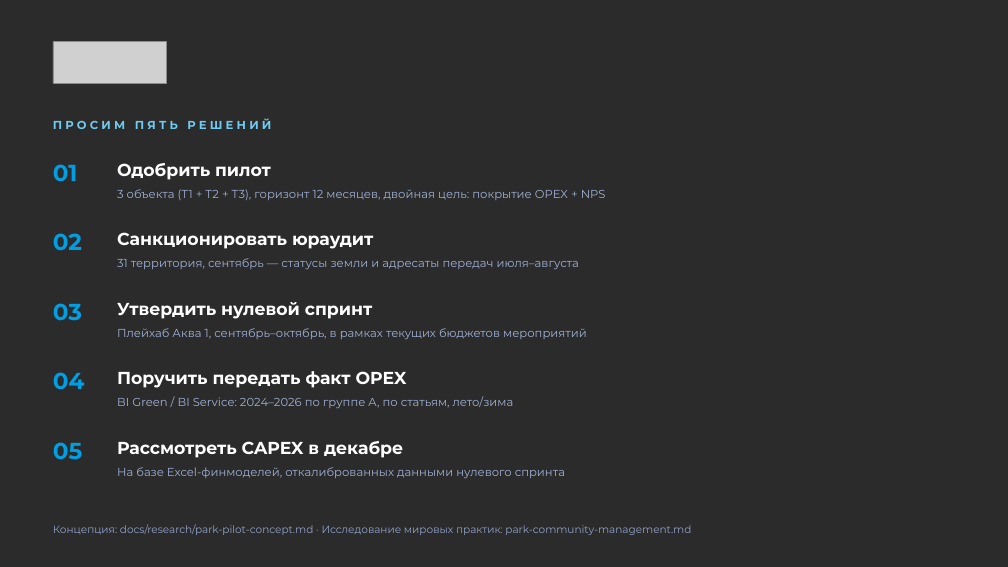
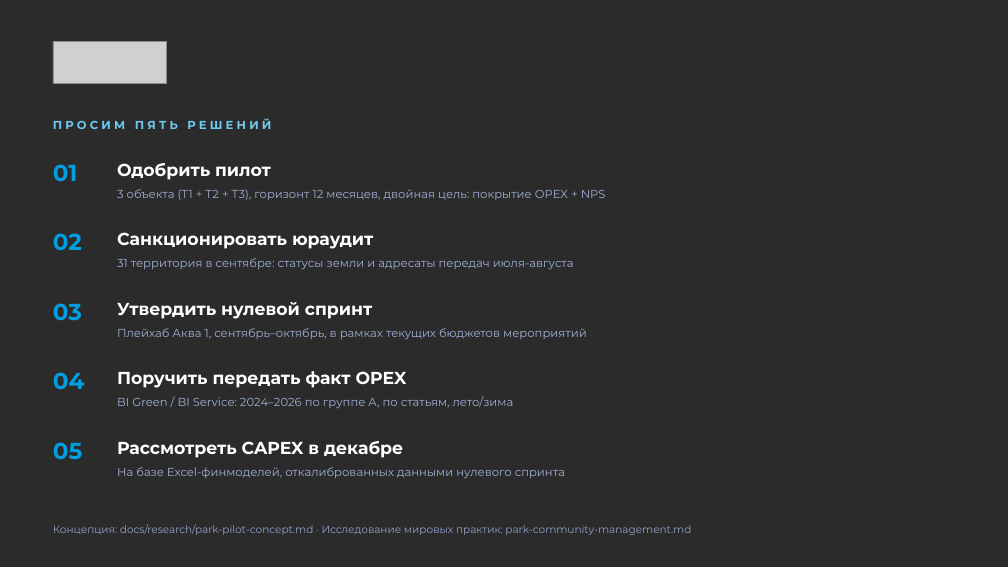
Before and after one commit to jprashkevich/bi-korshiler, a slide deck: slide 25 of docs/research/BIG-Life-park-pilot.pptx (slide 14 before the commit). Drawn at 1008x567 pixels with LibreOffice and Linux fonts; fonts in the diff are those of the drawing; grey boxes stand for pictures; background and template pictures are left out; a plain dark background stands for a picture behind light text. Boxes give left, top, right and bottom in pixels: in the first picture for what was removed or moved away, otherwise in the second. Text is boxed around its words. In the diff, an @@ line names an element or a change of style, - is before the commit and + after.

```diff
--- a/docs/research/BIG-Life-park-pilot.pptx
+++ b/docs/research/BIG-Life-park-pilot.pptx
@@ text at <box>117,258,574,270</box>: text changed @@
-31 территория, сентябрь — статусы земли и адресаты передач июля–августа
+31 территория в сентябре: статусы земли и адресаты передач июля-августа
```
Also in this commit, not shown: 13 other slides changed, 11 slides added.
